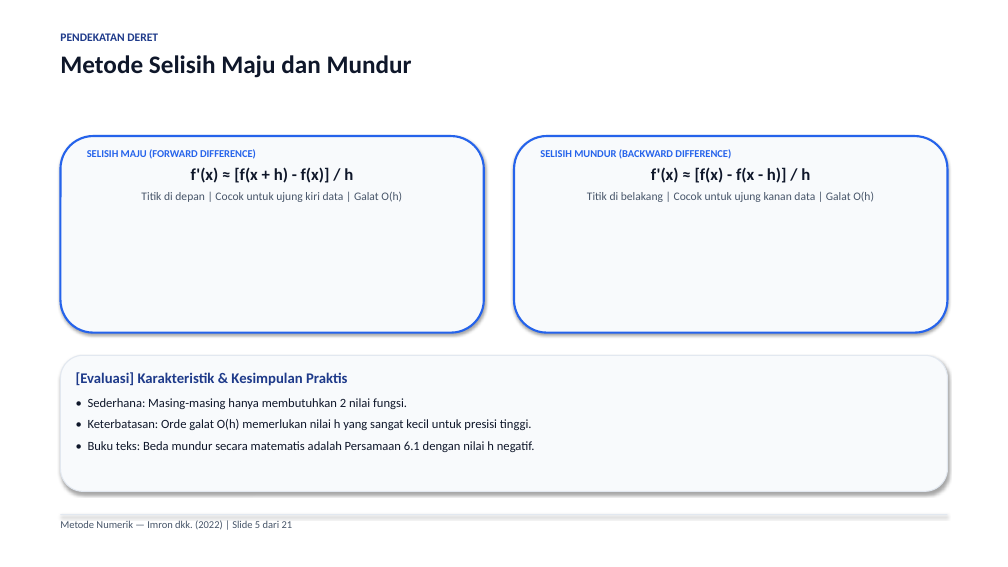
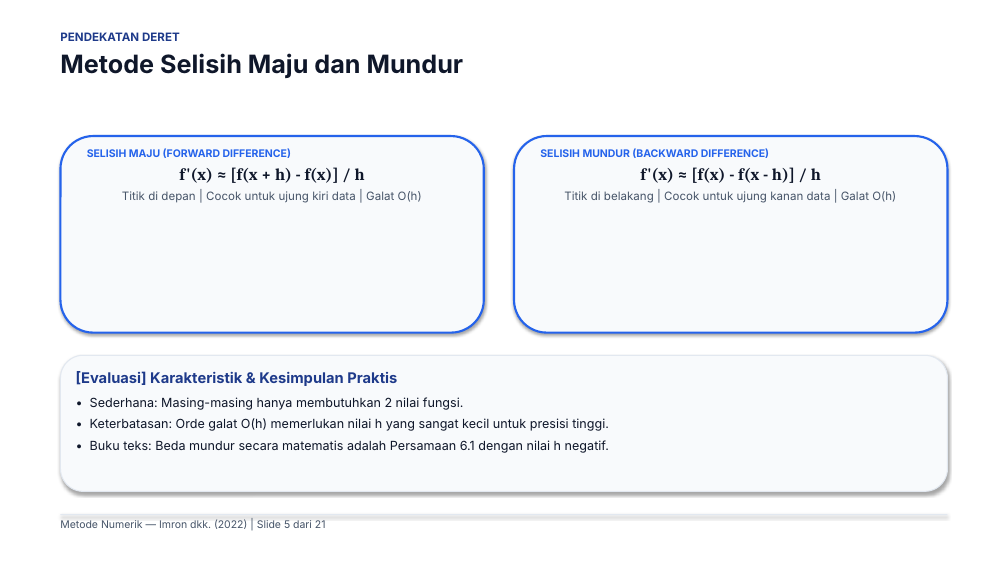
Before and after one commit to Moreyartea/Diferensiasi-Numerik, a slide deck: slide 5 of Diferensiasi_Numerik.pptx. Drawn at 1008x567 pixels with LibreOffice and Linux fonts; fonts in the diff are those of the drawing. Boxes give left, top, right and bottom in pixels: in the first picture for what was removed or moved away, otherwise in the second. Text is boxed around its words. In the diff, an @@ line names an element or a change of style, - is before the commit and + after.

Commit message:
feat: add local font assets and update print stylesheet for 16:9 presentation export

```diff
--- a/Diferensiasi_Numerik.pptx
+++ b/Diferensiasi_Numerik.pptx
@@ text "SELISIH MAJU (FORWARD DIFFERENCE)" at bbox=[87, 149, 422, 203]: font Calibri to Inter in "SELISIH MAJU (FORWARD DIFFERENCE)", "Titik di depan | Cocok untuk ujung ..."; font Calibri to Cambria in "f'(x) ≈ [f(x + h) - f(x)] ..." @@
@@ text "SELISIH MUNDUR (BACKWARD DIFFERENCE)" at bbox=[540, 149, 896, 203]: font Calibri to Inter in "SELISIH MUNDUR (BACKWARD DIFFERENCE)", "Titik di belakang | Cocok untuk ujung ..."; font Calibri to Cambria in "f'(x) ≈ [f(x) - f(x - h)] ..." @@
@@ font Calibri to Inter in 3 elements at bbox=[60, 32, 464, 78], bbox=[60, 519, 326, 529], bbox=[76, 371, 609, 453] @@
```
Also in this commit, not shown: 20 other slides changed, 13 other files.
